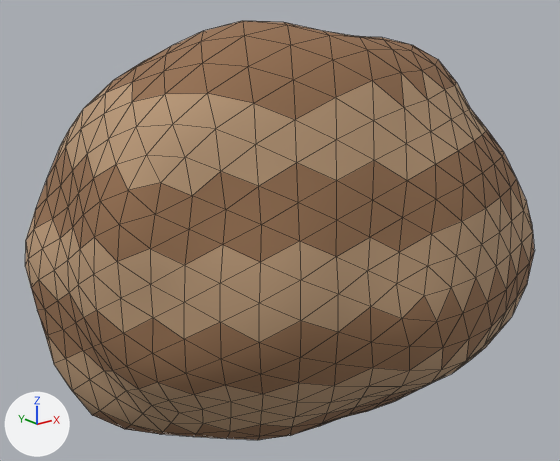
The glTF model assets/models/nature/sandstone_rock_2.glb, before and after one commit.
The view is the same before and after, from a 50 mm lens placed at (-1.82, -2.269, 1.429), pointed at (0.027, 0.04, 0.505). Every picture has the same lights, and +X, +Y and +Z are marked at lower left. The first picture is the older version. Mesh edges are drawn as thin lines. Vertices at exactly the same position are counted once.

In view in the first picture: 'sandstone_rock_2'.
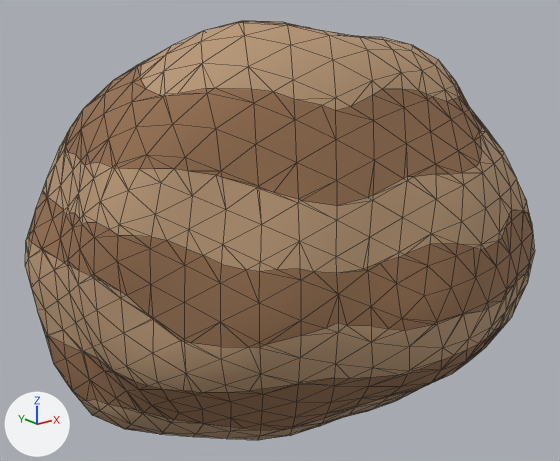
Where the change shows, as pixel boxes [x1, y1, x2, y2] in the pictures (560 x 461 px):
part 1 of me_sandstone_rock_2, reshaped
    before: [63, 323, 104, 379]
    after: [26, 21, 534, 436]
part 2 of me_sandstone_rock_2, recoloured (lighter)
    both: [31, 25, 516, 440]
part 3 of me_sandstone_rock_2, recoloured (darker)
    both: [34, 82, 533, 427]

The change in detail:
me_sandstone_rock_2 is used by ob_sandstone_rock_2; location (0.0, 0.0, 0.0).
me_sandstone_rock_2 had 642 vertices, 1280 faces and spanned x -0.91..1.11, y -0.76..0.75, z -0.28..1.32.
me_sandstone_rock_2 now has 1222 vertices, 2440 faces and spans x -0.91..1.11, y -0.76..0.75, z -0.28..1.32.
me_sandstone_rock_2 part 1: 1 vertex moved within x -0.85, y 0.0, z 0.26; 580 vertices added at x -0.9..1.1, y -0.76..0.75, z -0.26..1.32.
me_sandstone_rock_2 part 2: 299 faces spanning x -0.91..1.07, y -0.76..0.74, z -0.23..1.31 switch from mat_sandstone_b to mat_sandstone_a.
me_sandstone_rock_2 part 3: 303 faces spanning x -0.89..1.11, y -0.76..0.75, z -0.28..1.14 switch from mat_sandstone_a to mat_sandstone_b.
